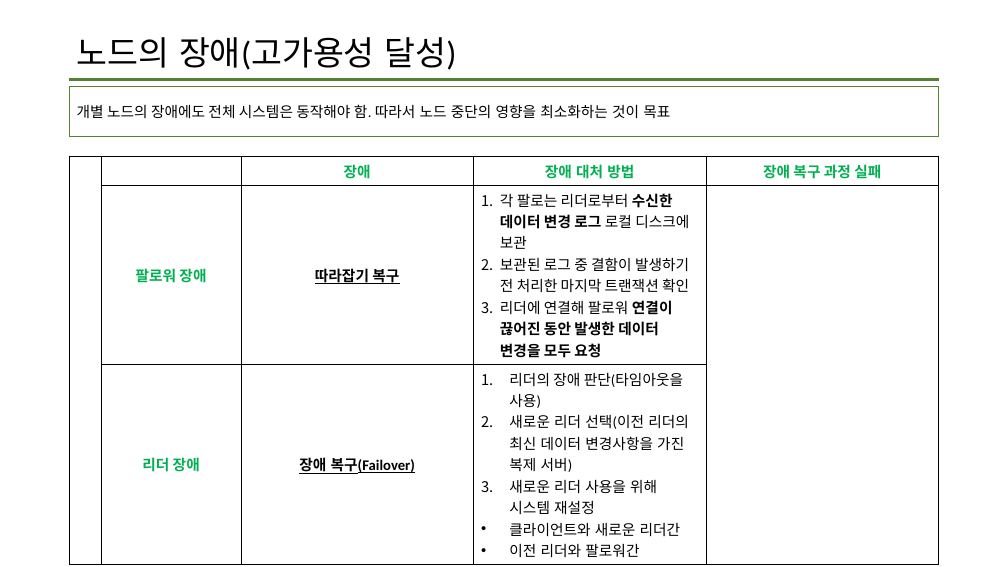
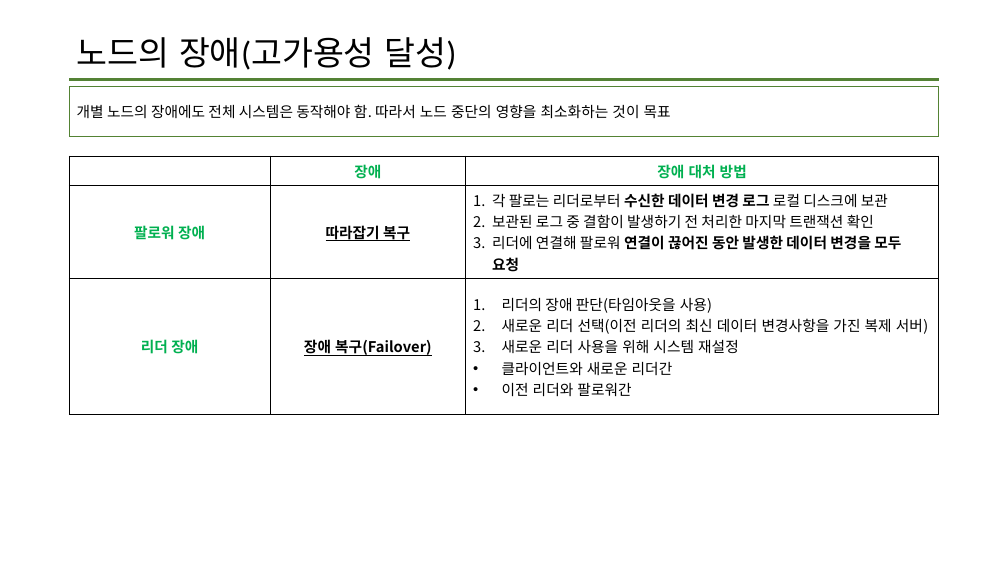
Before and after one commit to data-system-wiki/designing-data-intensive-applications, a slide deck: slide 4 of resources/chapter 5 summary.pptx. Drawn at 1008x567 pixels with LibreOffice and Linux fonts; fonts in the diff are those of the drawing. Boxes give left, top, right and bottom in pixels: in the first picture for what was removed or moved away, otherwise in the second. Text is boxed around its words. In the diff, an @@ line names an element or a change of style, - is before the commit and + after.

```diff
--- a/resources/chapter 5 summary.pptx
+++ b/resources/chapter 5 summary.pptx
@@ rectangle "개별 노드의 장애에도 전체 시스템은 ..." at <box>70,87,939,136</box>: font Calibri to Noto Sans CJK KR @@
@@ table at <box>70,156,940,400</box> @@
-column 1:  |  | 
-column 5: 장애 복구 과정 실패 |  | 
```
Also in this commit, not shown: 3 other slides changed, 9 slides added.
